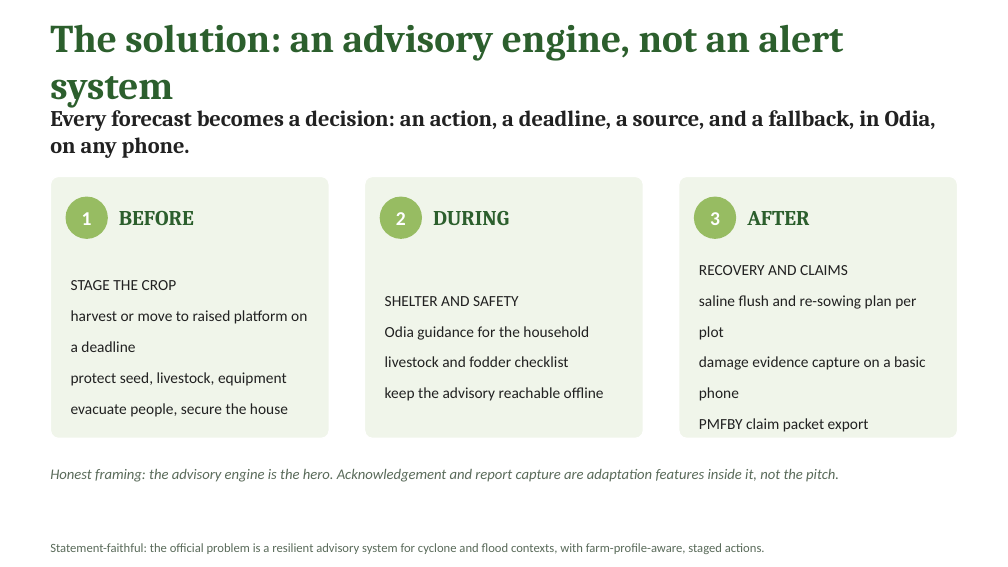
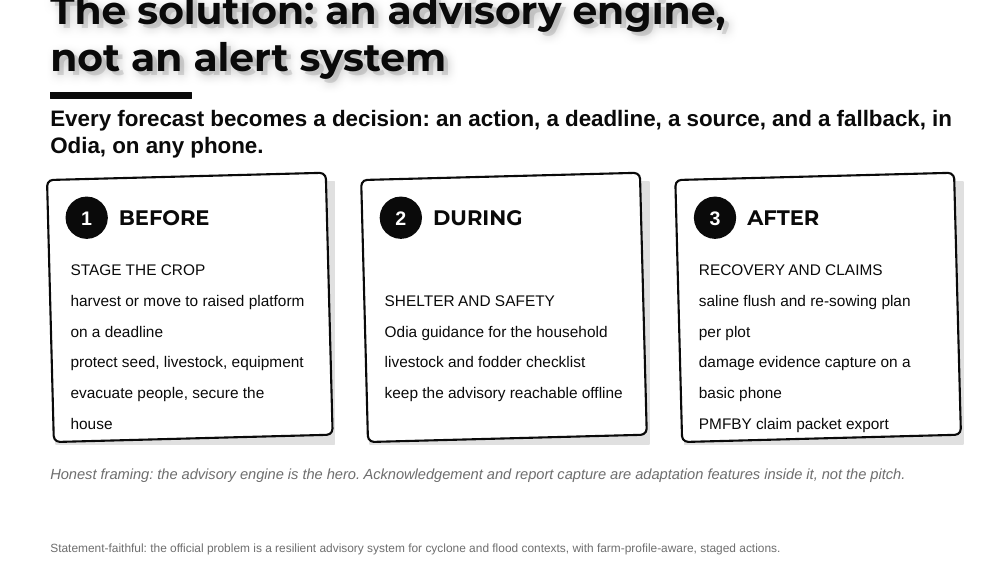
Before and after one commit to harshgounder/craft-n-code, a slide deck: slide 4 of scaffold/deck/KrishiSetu-Round0-20260816.pptx. Drawn at 1008x567 pixels with LibreOffice and Linux fonts; fonts in the diff are those of the drawing. Boxes give left, top, right and bottom in pixels: in the first picture for what was removed or moved away, otherwise in the second. Text is boxed around its words. In the diff, an @@ line names an element or a change of style, - is before the commit and + after.

Commit message:
window-d: T1 deck restyle (black/white/bold/3D, content-identical, 11 slides verified), T2 fresh-eyes audit (16 PASS/10 FLAG, PMFBY resolved by 2fd5c56), T3 submission kit (judge README, zip recipe, 17:20 checklist), EVIDENCE-INDEX em dash + THE-PLAN harness fixed in research-inputs copies

```diff
--- a/scaffold/deck/KrishiSetu-Round0-20260816.pptx
+++ b/scaffold/deck/KrishiSetu-Round0-20260816.pptx
@@ text "The solution: an advisory engine, ..." at bbox=[50, 0, 730, 79]: font Cambria to Montserrat, text colour #2C5F2D to #E0E0E0 @@
@@ text added at bbox=[50, 0, 726, 79], 28 pt, text #0A0A0A, bold @@
+The solution: an advisory engine, not an alert system
@@ text "Every forecast becomes a decision: ..." at bbox=[50, 109, 952, 158]: font Cambria to Arial, text colour #212121 to #0A0A0A @@
@@ rectangle added at bbox=[50, 93, 192, 99], fill #0A0A0A, outline #0A0A0A 1 pt @@
@@ fill #F0F5EA to #FFFFFF; outline #FFFFFF 1 pt to #0A0A0A 1.5 pt; proportions changed; rotation 0 to 358 degrees in 3 elements at bbox=[47, 173, 333, 442], bbox=[362, 173, 647, 442], bbox=[675, 173, 961, 442] @@
@@ rectangle added at bbox=[56, 181, 336, 444], fill #E0E0E0, outline #E0E0E0 1 pt @@
@@ rectangle added at bbox=[370, 181, 649, 444], fill #E0E0E0, outline #E0E0E0 1 pt @@
@@ rectangle added at bbox=[684, 181, 964, 444], fill #E0E0E0, outline #E0E0E0 1 pt @@
@@ font Calibri to Arial in 3 elements at bbox=[81, 211, 92, 225], bbox=[395, 211, 406, 225], bbox=[710, 211, 721, 226] @@
@@ fill #97BC62 to #0A0A0A in 3 elements at bbox=[66, 197, 108, 239], bbox=[380, 197, 422, 239], bbox=[694, 197, 736, 239] @@
@@ font Cambria to Montserrat, text colour #2C5F2D to #0A0A0A in 3 elements at bbox=[119, 210, 210, 226], bbox=[433, 210, 522, 226], bbox=[747, 210, 819, 225] @@
@@ font Calibri to Arial, text colour #212121 to #0A0A0A in 3 elements at bbox=[71, 264, 305, 429], bbox=[385, 295, 623, 402], bbox=[699, 264, 911, 432] @@
@@ text "Honest framing: the advisory engine ..." at bbox=[50, 468, 905, 482]: font Calibri to Arial, text colour #5A6B5A to #6E6E6E @@
@@ text "Statement-faithful: the official problem is ..." at bbox=[50, 543, 780, 554]: size 9 to 8.5 pt, font Calibri to Arial, text colour #5A6B5A to #6E6E6E @@
```
Also in this commit, not shown: 10 other slides changed, 8 other files.
